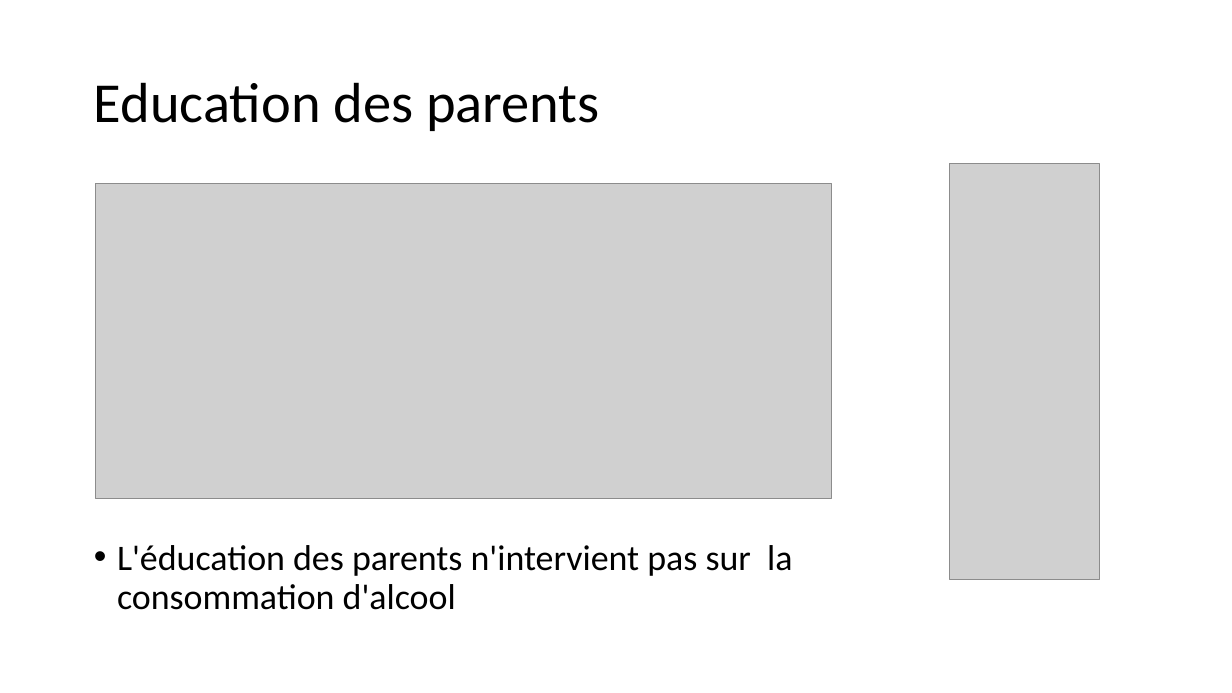
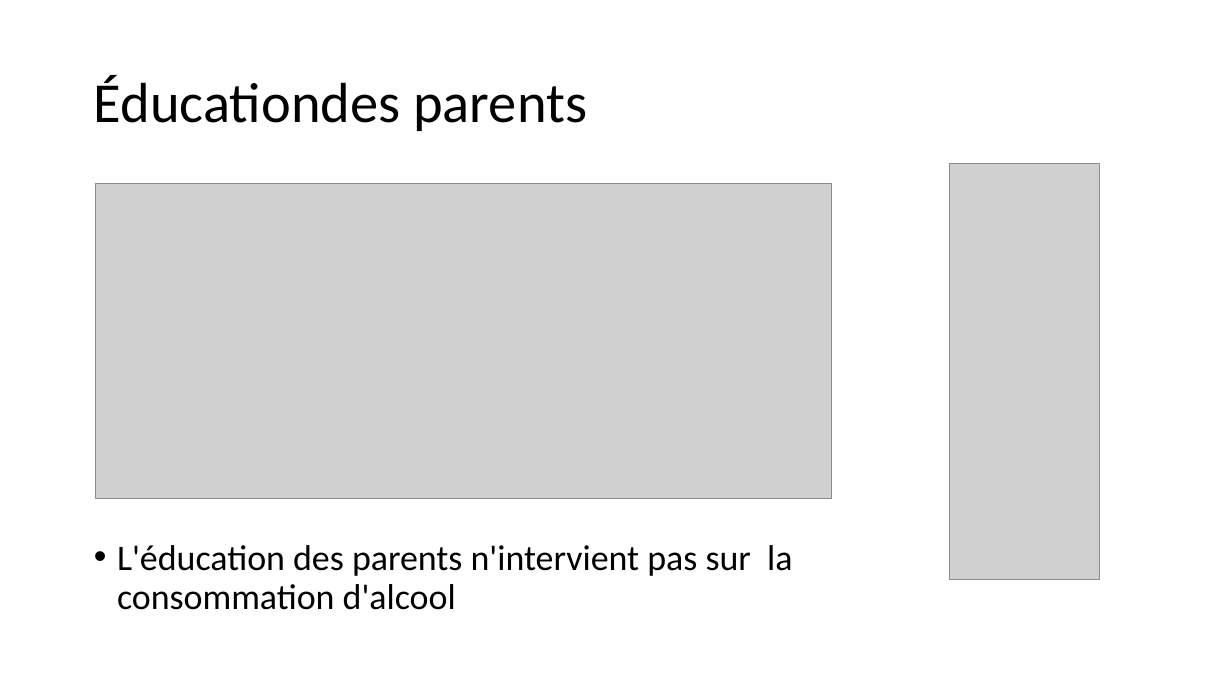
Before and after one commit to QvHub/student_alcohol_consumption, a slide deck: slide 15 of maya_khaled_quentin_alcool_et_jeunes.pptx. Drawn at 1232x693 pixels with LibreOffice and Linux fonts; fonts in the diff are those of the drawing; grey boxes stand for pictures. Boxes give left, top, right and bottom in pixels: in the first picture for what was removed or moved away, otherwise in the second. Text is boxed around its words. In the diff, an @@ line names an element or a change of style, - is before the commit and + after.

```diff
--- a/maya_khaled_quentin_alcool_et_jeunes.pptx
+++ b/maya_khaled_quentin_alcool_et_jeunes.pptx
@@ title at (94, 75, 587, 131): text changed @@
-Education des parents
+Éducationdes parents
```
Also in this commit, not shown: 16 other slides changed.
